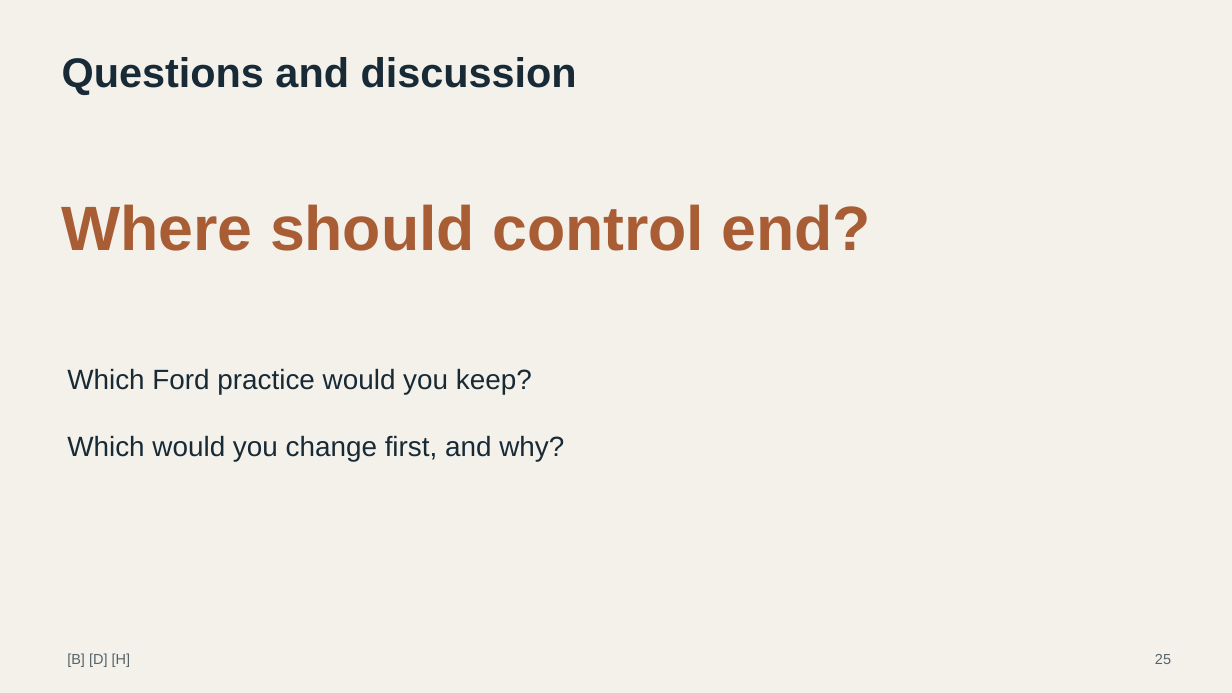
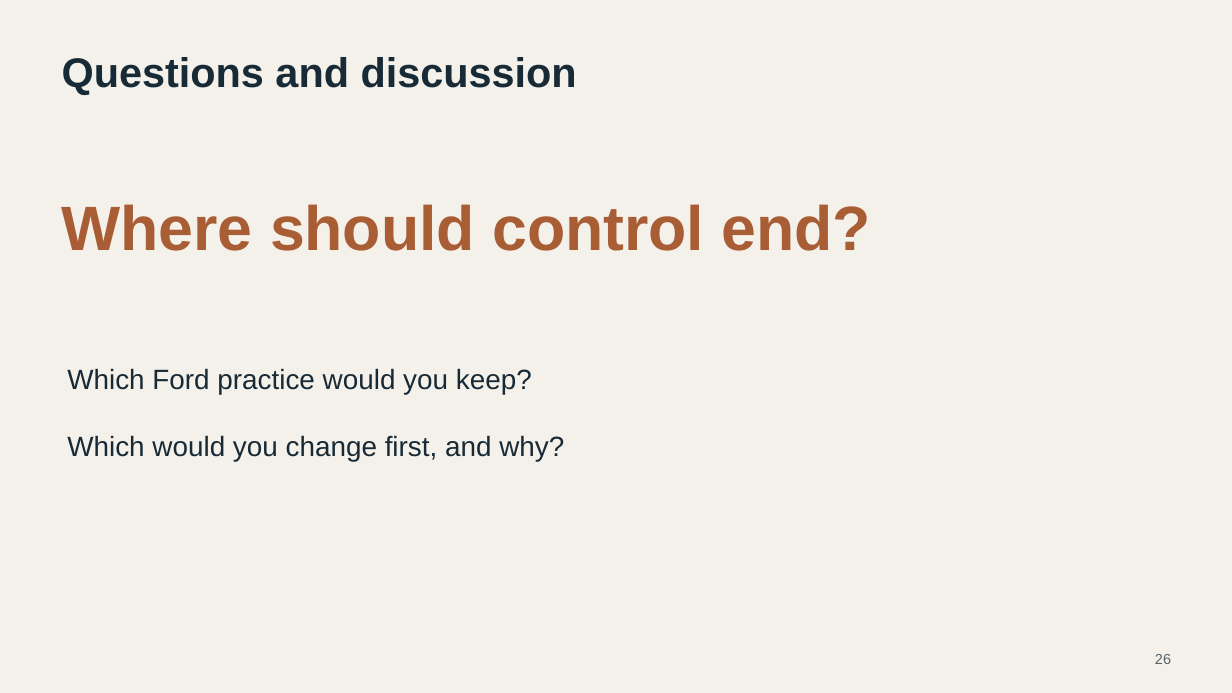
Before and after one commit to chocojawns/MGT, a slide deck: slide 26 of temp 3.pptx (slide 25 before the commit). Drawn at 1232x693 pixels with LibreOffice and Linux fonts; fonts in the diff are those of the drawing. Boxes give left, top, right and bottom in pixels: in the first picture for what was removed or moved away, otherwise in the second. Text is boxed around its words. In the diff, an @@ line names an element or a change of style, - is before the commit and + after.

```diff
--- a/temp 3.pptx
+++ b/temp 3.pptx
@@ text removed at (67, 653, 131, 667) @@
-[B] [D] [H]
```
Also in this commit, not shown: 24 other slides changed, 3 slides added, 2 slides removed.
